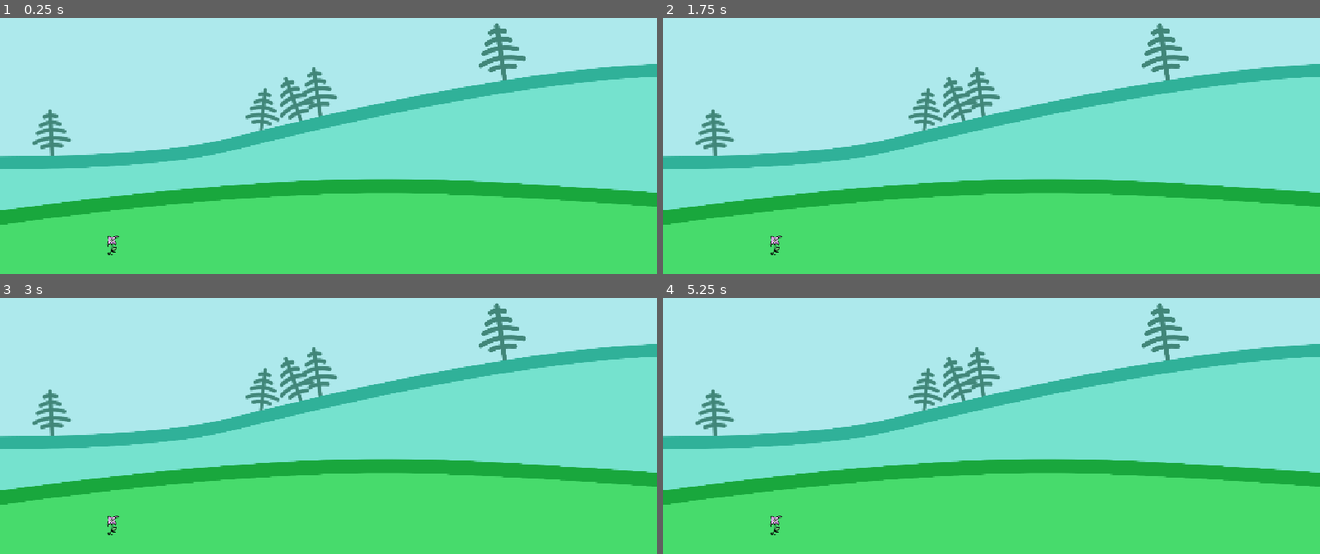
Above: before the commit, frames 1-4 (two rows, left to right).
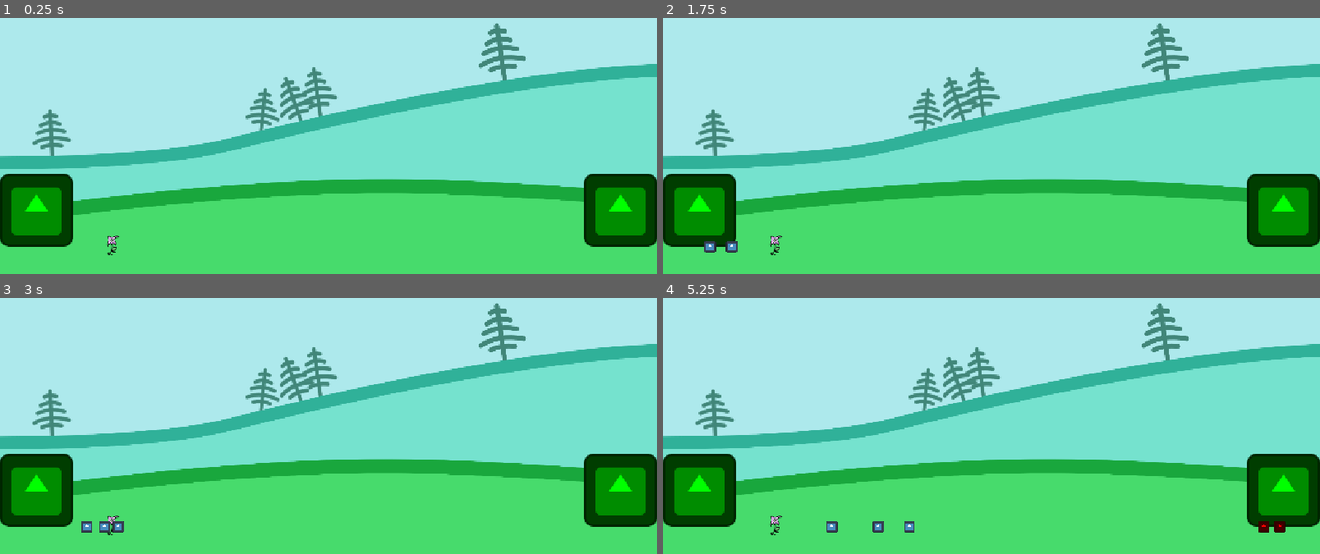
Above: after the commit, the same moments.

Repository: gureckyfrantisek/TDG
Game: Godot game, scene res://Levels/level.tscn
Two runs of this game, one before a commit and one after it. Both use one fixed random seed, a clock stepped at 60 frames per second and the inputs below. The engine's default icon, where the game draws it, is replaced by a stand-in: a white triangle on a blue panel in a dark square.
Inputs:
- Up to frame 1 (0.25 s): no input
- Up to frame 2 (1.75 s): tap Enter at 0.5 s; tap 1 (unit_1, bound only after the commit) at 0.6 s; tap L (unit_10, bound only after the commit) at 0.8, 1.35 s; tap Space at 1.25 s; tap 2 (unit_2, bound only after the commit) at 1.55 s
- Up to frame 3 (3 s): tap Enter at 2 s; tap 2 (unit_2, bound only after the commit) at 2.1 s; tap 3 (unit_3, bound only after the commit) at 2.3, 2.85 s; tap Space at 2.75 s
- Up to frame 4 (5.25 s): tap 4 (unit_4, bound only after the commit) at 3.05, 3.6 s; tap Enter at 3.5 s; tap 5 (unit_5, bound only after the commit) at 3.8, 4.35 s; tap Space at 4.25 s; tap G (unit_6, bound only after the commit) at 4.55, 5.1 s

The runs differ from the first frame. In frame 1, 6.3% of the frame differs, in the area x 0-100%, y 60-90%; in frame 2, 6.4%; in frame 3, 6.5%; in frame 4, 6.6%, in the area x 0-100%, y 60-92%.

Commit message:
feat: Basic spawner setup
Units have side management, so do spawners

Diff:
--- a/Levels/level.gd
+++ b/Levels/level.gd
@@ -6,4 +6,5 @@
 	pass
 
 func init_round(round_settings):
+	# Setup spawners with selected units, ...
 	pass
--- a/Levels/level.tscn
+++ b/Levels/level.tscn
@@ -2,6 +2,7 @@
 
 [ext_resource type="Script" uid="uid://c430h2bfwvais" path="res://Levels/level.gd" id="1_gtnvv"]
 [ext_resource type="Texture2D" uid="uid://cmpyeesi7qtof" path="res://Assets/Visual/bg_forest.png" id="2_gtnvv"]
+[ext_resource type="PackedScene" uid="uid://c3k21tif620k1" path="res://spawner.tscn" id="2_xto7t"]
 
 [node name="Level" type="Node2D" unique_id=1063611518]
 script = ExtResource("1_gtnvv")
@@ -12,6 +13,13 @@
 
 [node name="Spawners" type="Node" parent="." unique_id=1921873976]
 
+[node name="Left" parent="Spawners" unique_id=517699731 instance=ExtResource("2_xto7t")]
+position = Vector2(64, 600)
+
+[node name="Right" parent="Spawners" unique_id=1991625617 instance=ExtResource("2_xto7t")]
+position = Vector2(1088, 600)
+side = "right"
+
 [node name="Audio" type="Node" parent="." unique_id=1851186274]
 
 [node name="CanvasLayer" type="CanvasLayer" parent="." unique_id=1005024158]
--- a/Units/base_unit.gd
+++ b/Units/base_unit.gd
@@ -1,13 +1,25 @@
 extends CharacterBody2D
 class_name Unit
 
+# Common params to override
 @export var movement_speed = 100
 
+# Movement management
+@export_enum("left", "right") var side = "left"
+
+var moving = true
+var direction = 1
+
 func _ready():
-	pass
+	if side == "left":
+		direction = 1
+	else:
+		direction = -1
 
-func _process(delta):
-	pass
+	if side == "right":
+		$Sprite2D.modulate = Color.RED
 
 func _physics_process(delta):
-	pass
+	if movement_speed == null or direction == null:
+		return
+	position.x += delta * movement_speed * direction
--- a/Units/tank.gd
+++ b/Units/tank.gd
@@ -1,7 +1,5 @@
 extends Unit
 
 func _ready():
+	movement_speed = 50
 	super._ready()
-
-func test():
-	var movement_speed = 100
--- a/Units/tank.tscn
+++ b/Units/tank.tscn
@@ -1,7 +1,16 @@
 [gd_scene format=3 uid="uid://cq3jnnm5v2vl7"]
 
 [ext_resource type="Script" uid="uid://brfhb87ydrs84" path="res://Units/tank.gd" id="1_6lwfj"]
+[ext_resource type="Texture2D" uid="uid://bnpovw6x4olc" path="res://icon.svg" id="2_j8cr2"]
+
+[sub_resource type="RectangleShape2D" id="RectangleShape2D_o44np"]
 
 [node name="Tank" type="CharacterBody2D" unique_id=687923038]
 script = ExtResource("1_6lwfj")
-movement_speed = null
+
+[node name="CollisionShape2D" type="CollisionShape2D" parent="." unique_id=670856430]
+shape = SubResource("RectangleShape2D_o44np")
+
+[node name="Sprite2D" type="Sprite2D" parent="." unique_id=1407557140]
+scale = Vector2(0.15625, 0.15625)
+texture = ExtResource("2_j8cr2")
--- a/project.godot
+++ b/project.godot
@@ -27,6 +27,59 @@
 "res://Levels/": "yellow"
 }
 
+[input]
+
+unit_1={
+"deadzone": 0.2,
+"events": [Object(InputEventKey,"resource_local_to_scene":false,"resource_name":"","device":-1,"window_id":0,"alt_pressed":false,"shift_pressed":false,"ctrl_pressed":false,"meta_pressed":false,"pressed":false,"keycode":0,"physical_keycode":49,"key_label":0,"unicode":49,"location":0,"echo":false,"script":null)
+]
+}
+unit_2={
+"deadzone": 0.2,
+"events": [Object(InputEventKey,"resource_local_to_scene":false,"resource_name":"","device":-1,"window_id":0,"alt_pressed":false,"shift_pressed":false,"ctrl_pressed":false,"meta_pressed":false,"pressed":false,"keycode":0,"physical_keycode":50,"key_label":0,"unicode":50,"location":0,"echo":false,"script":null)
+]
+}
+unit_3={
+"deadzone": 0.2,
+"events": [Object(InputEventKey,"resource_local_to_scene":false,"resource_name":"","device":-1,"window_id":0,"alt_pressed":false,"shift_pressed":false,"ctrl_pressed":false,"meta_pressed":false,"pressed":false,"keycode":0,"physical_keycode":51,"key_label":0,"unicode":51,"location":0,"echo":false,"script":null)
+]
+}
+unit_4={
+"deadzone": 0.2,
+"events": [Object(InputEventKey,"resource_local_to_scene":false,"resource_name":"","device":-1,"window_id":0,"alt_pressed":false,"shift_pressed":false,"ctrl_pressed":false,"meta_pressed":false,"pressed":false,"keycode":0,"physical_keycode":52,"key_label":0,"unicode":52,"location":0,"echo":false,"script":null)
+]
+}
+unit_5={
+"deadzone": 0.2,
+"events": [Object(InputEventKey,"resource_local_to_scene":false,"resource_name":"","device":-1,"window_id":0,"alt_pressed":false,"shift_pressed":false,"ctrl_pressed":false,"meta_pressed":false,"pressed":false,"keycode":0,"physical_keycode":53,"key_label":0,"unicode":53,"location":0,"echo":false,"script":null)
+]
+}
+unit_6={
+"deadzone": 0.2,
+"events": [Object(InputEventKey,"resource_local_to_scene":false,"resource_name":"","device":-1,"window_id":0,"alt_pressed":false,"shift_pressed":false,"ctrl_pressed":false,"meta_pressed":false,"pressed":false,"keycode":0,"physical_keycode":71,"key_label":0,"unicode":103,"location":0,"echo":false,"script":null)
+]
+}
+unit_7={
+"deadzone": 0.2,
+"events": [Object(InputEventKey,"resource_local_to_scene":false,"resource_name":"","device":-1,"window_id":0,"alt_pressed":false,"shift_pressed":false,"ctrl_pressed":false,"meta_pressed":false,"pressed":false,"keycode":0,"physical_keycode":72,"key_label":0,"unicode":104,"location":0,"echo":false,"script":null)
+]
+}
+unit_8={
+"deadzone": 0.2,
+"events": [Object(InputEventKey,"resource_local_to_scene":false,"resource_name":"","device":-1,"window_id":0,"alt_pressed":false,"shift_pressed":false,"ctrl_pressed":false,"meta_pressed":false,"pressed":false,"keycode":0,"physical_keycode":74,"key_label":0,"unicode":106,"location":0,"echo":false,"script":null)
+]
+}
+unit_9={
+"deadzone": 0.2,
+"events": [Object(InputEventKey,"resource_local_to_scene":false,"resource_name":"","device":-1,"window_id":0,"alt_pressed":false,"shift_pressed":false,"ctrl_pressed":false,"meta_pressed":false,"pressed":false,"keycode":0,"physical_keycode":75,"key_label":0,"unicode":107,"location":0,"echo":false,"script":null)
+]
+}
+unit_10={
+"deadzone": 0.2,
+"events": [Object(InputEventKey,"resource_local_to_scene":false,"resource_name":"","device":-1,"window_id":0,"alt_pressed":false,"shift_pressed":false,"ctrl_pressed":false,"meta_pressed":false,"pressed":false,"keycode":0,"physical_keycode":76,"key_label":0,"unicode":108,"location":0,"echo":false,"script":null)
+]
+}
+
 [physics]
 
 3d/physics_engine="Jolt Physics"
--- /dev/null
+++ b/spawner.gd
@@ -0,0 +1,48 @@
+extends Node2D
+
+@export_enum("left", "right") var side = "left"
+
+@export var unit_mapping = {
+	"unit_1": "res://Units/tank.tscn",
+	"unit_2": "res://Units/base_unit.tscn",
+	"unit_3": "",
+	"unit_4": "",
+	"unit_5": "",
+	"unit_6": "res://Units/tank.tscn",
+	"unit_7": "res://Units/base_unit.tscn",
+	"unit_8": "",
+	"unit_9": "",
+	"unit_10": ""
+}
+
+@onready var level_node = get_parent()
+
+func spawn_unit(unit_resource: Resource) -> void:
+	if not unit_resource:
+		print("No unit to spawn")
+		return
+	var child = unit_resource.instantiate()
+	child.global_position = global_position
+	child.side = side
+	level_node.add_child(child)
+
+func _input(event: InputEvent) -> void:
+	var start_index: int = 1
+	var end_index: int = 5
+
+	if side == "right":
+		start_index = 6
+		end_index = 10
+
+	for i in range(start_index, end_index + 1):
+		var action_name = "unit_" + str(i)
+
+		if event.is_action_pressed(action_name):
+			var scene_path = unit_mapping.get(action_name, "")
+
+			if scene_path == "":
+				print("No unit to spawn for action: ", action_name)
+				return
+
+			var loaded = load(scene_path)
+			spawn_unit(loaded)
--- /dev/null
+++ b/spawner.tscn
@@ -0,0 +1,12 @@
+[gd_scene format=3 uid="uid://c3k21tif620k1"]
+
+[ext_resource type="Script" uid="uid://dbqj7m3mt3eut" path="res://spawner.gd" id="1_yp5lu"]
+[ext_resource type="Texture2D" uid="uid://bnpovw6x4olc" path="res://icon.svg" id="2_ttk4a"]
+
+[node name="Spawner" type="Node2D" unique_id=517699731]
+script = ExtResource("1_yp5lu")
+
+[node name="Icon" type="Sprite2D" parent="." unique_id=2099672395]
+modulate = Color(0, 1, 0, 1)
+position = Vector2(0, -64)
+texture = ExtResource("2_ttk4a")
Not shown, added: spawner.gd.uid
